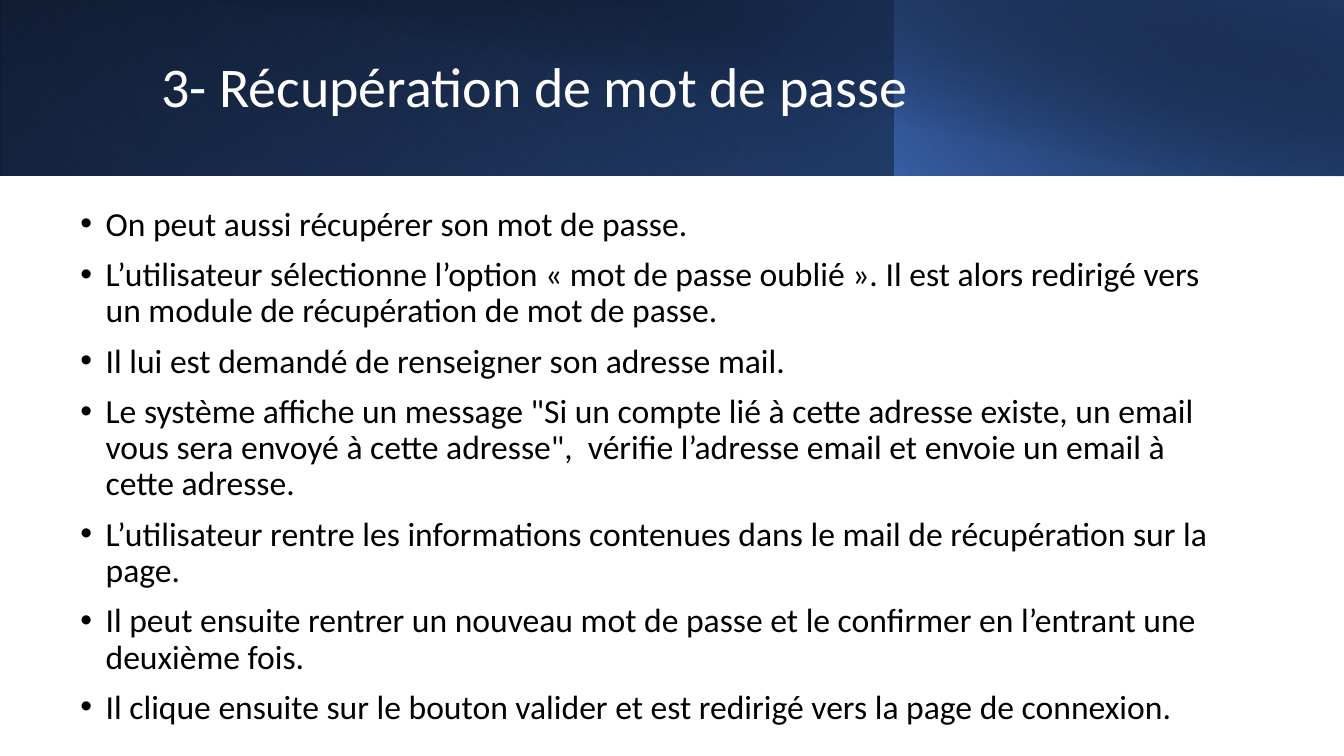
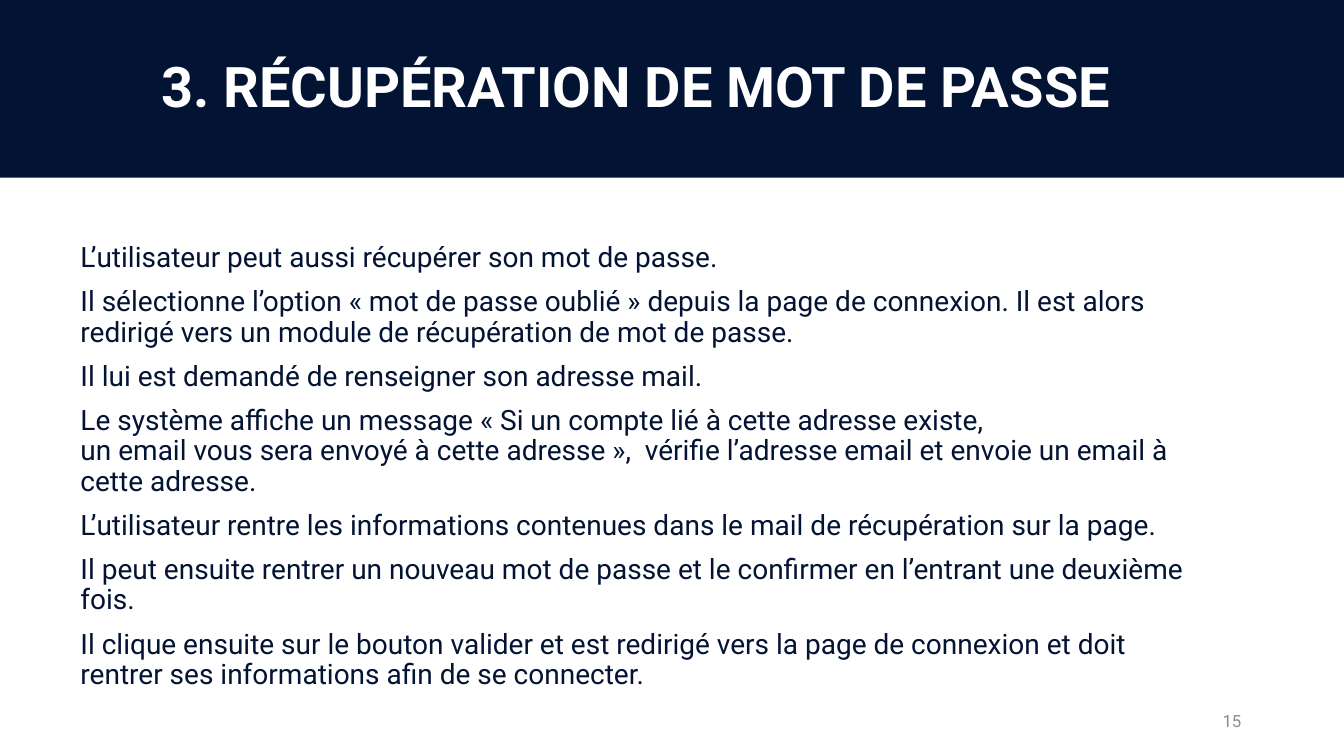
Before and after one commit to mrstph/project-calista, a slide deck: slide 15 of dossier-analyse/dossier-analyse.pptx (slide 14 before the commit). Drawn at 1344x756 pixels with LibreOffice and Linux fonts; fonts in the diff are those of the drawing. Boxes give left, top, right and bottom in pixels: in the first picture for what was removed or moved away, otherwise in the second. Text is boxed around its words. In the diff, an @@ line names an element or a change of style, - is before the commit and + after.

```diff
--- a/dossier-analyse/dossier-analyse.pptx
+++ b/dossier-analyse/dossier-analyse.pptx
@@ rectangle at box(0, 0, 1344, 178): fill gradient #000000 to #2F5597 to #031333; mirrored @@
@@ rectangle removed at box(0, 0, 895, 175) @@
@@ rectangle removed at box(50, 0, 1344, 176) @@
@@ rectangle removed at box(894, 0, 1344, 175) @@
@@ title at box(161, 56, 1110, 108): text changed; font Calibri to Roboto; bold on @@
-3- Récupération de mot de passe
+3. RÉCUPÉRATION DE MOT DE PASSE
@@ text at box(80, 246, 1145, 348): text changed; size 24 to 20 pt; font Calibri to Roboto; text colour #000000 to #031333 @@
-• On peut aussi récupérer son mot de passe.
-• L’utilisateur sélectionne l’option « mot de passe oublié ». Il est alors redirigé vers un module de récupération de mot de passe.
+L’utilisateur peut aussi récupérer son mot de passe.
+Il sélectionne l’option « mot de passe oublié » depuis la page de connexion. Il est alors redirigé vers un module de récupération de mot de passe.
@@ text at box(80, 365, 1183, 610): size 24 to 20 pt, font Calibri to Roboto, text colour #000000 to #031333 in "Il lui est demandé de renseigner son ...", "L’utilisateur rentre les informations contenues dans le ...", "Il peut ensuite rentrer un nouveau mot ..."; bullet • to none @@
@@ text at box(80, 408, 1167, 492): text changed; size 24 to 20 pt; font Calibri to Roboto; text colour #000000 to #031333 @@
-• Le système affiche un message "Si un compte lié à cette adresse existe, un email vous sera envoyé à cette adresse", vérifie l’adresse email et envoie un email à cette adresse.
+Le système affiche un message « Si un compte lié à cette adresse existe,
+un email vous sera envoyé à cette adresse », vérifie l’adresse email et envoie un email à cette adresse.
@@ text at box(80, 633, 1126, 685): text changed; size 24 to 20 pt; font Calibri to Roboto; text colour #000000 to #031333 @@
-• Il clique ensuite sur le bouton valider et est redirigé vers la page de connexion.
+Il clique ensuite sur le bouton valider et est redirigé vers la page de connexion et doit rentrer ses informations afin de se connecter.
@@ page number added at box(1223, 715, 1242, 727), 12 pt, text #8C8C90 @@
+15
```
Also in this commit, not shown: 42 other slides changed, 4 slides added, 1 slide removed, 37 other files.
